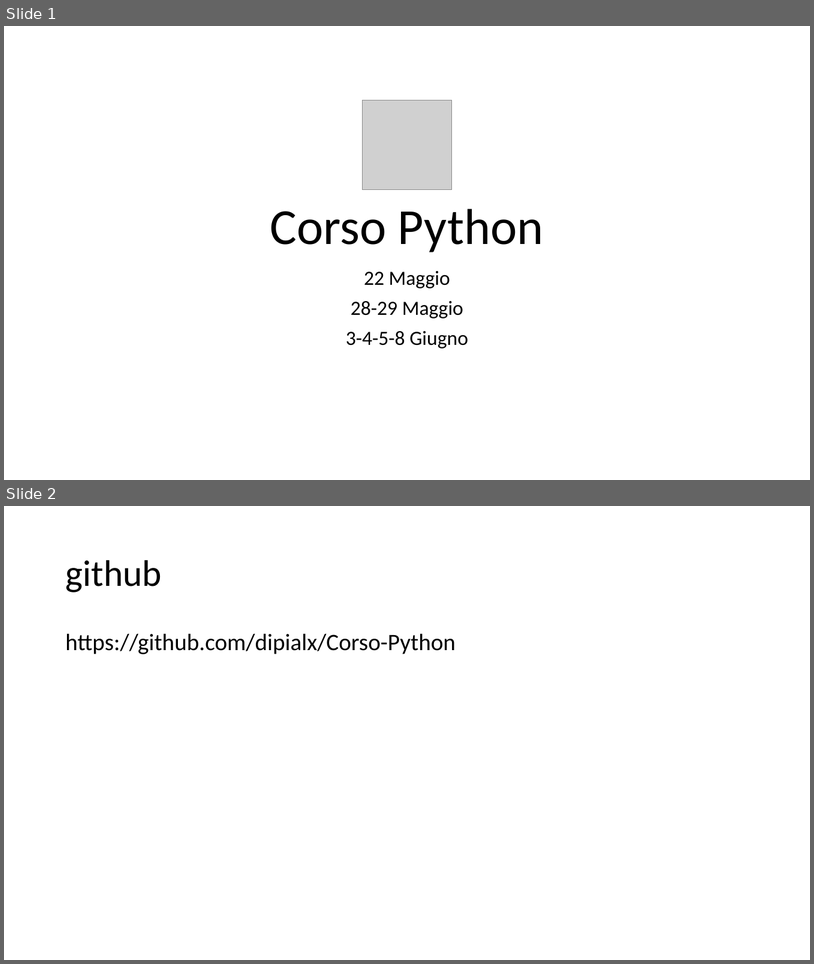
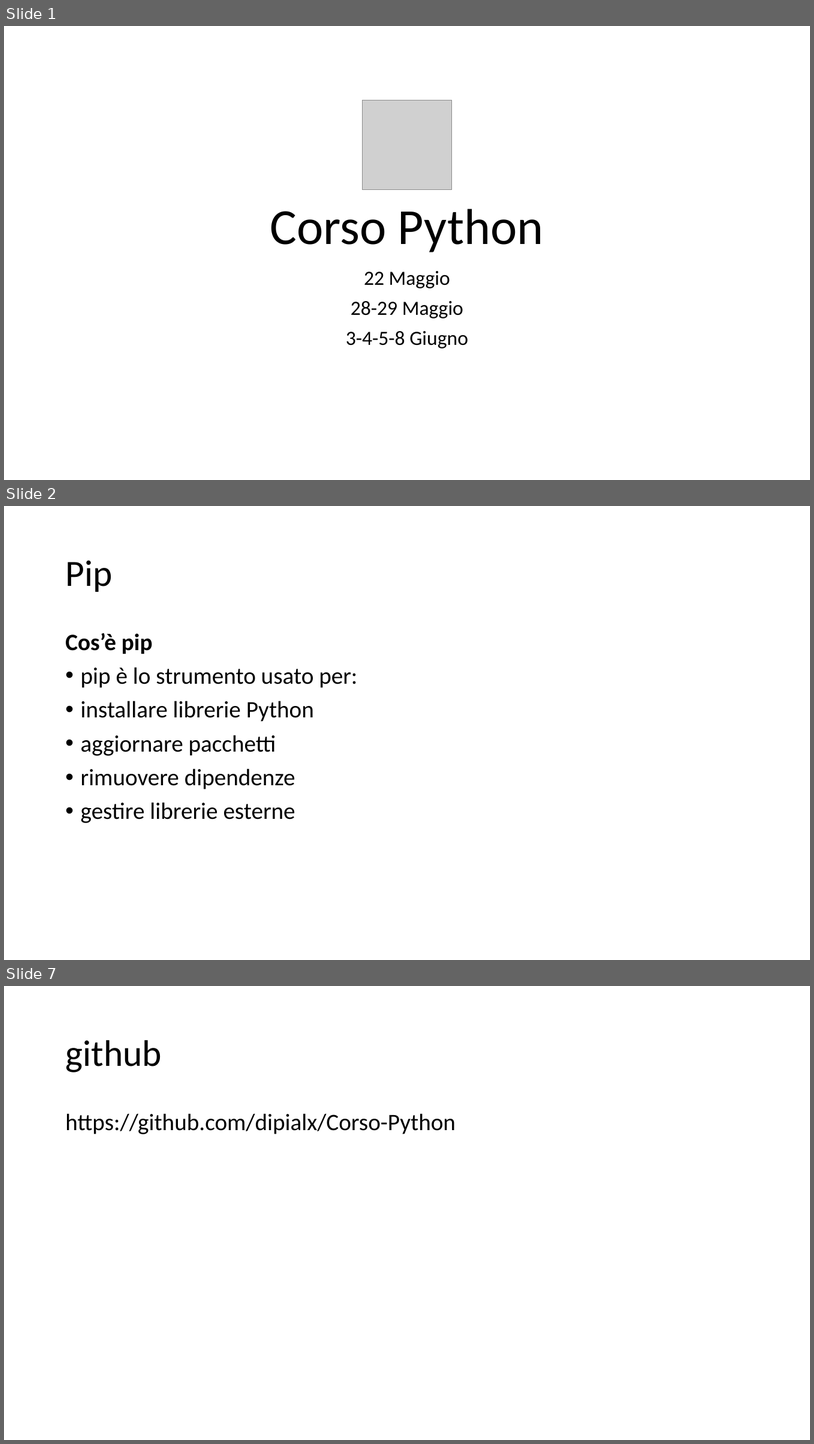
Before and after one commit to dipialx/Corso-Python, a slide deck: Lez2.pptx. Shown one above the other, each under a label of ours: slides 1 and 2 before the commit, slides 1, 2 and 7 after it; the slides between them are not shown. The pictures are 814x964 and 814x1444 pixels, drawn with LibreOffice and Linux fonts; fonts in the diff are those of the drawing; grey boxes stand for pictures. Boxes give left, top, right and bottom in pixels: in the first picture for what was removed or moved away, otherwise in the second. Text is boxed around its words. In the diff, an @@ line names an element or a change of style, - is before the commit and + after.

```diff
--- a/Lez2.pptx
+++ b/Lez2.pptx
@@ slide 2 added at <box>4,506,810,960</box>, background #FFFFFF @@
@@ title added at <box>65,560,112,592</box>, 44 pt, text #000000 @@
+Pip
@@ text added at <box>65,633,357,823</box>, 28 pt, text #000000 @@
+Cos’è pip
+• pip è lo strumento usato per:
+• installare librerie Python
+• aggiornare pacchetti
+• rimuovere dipendenze
+• gestire librerie esterne
@@ what was slide 2 is now slide 7 @@
```
Also in this commit, not shown: 5 other slides added, 37 other files.
